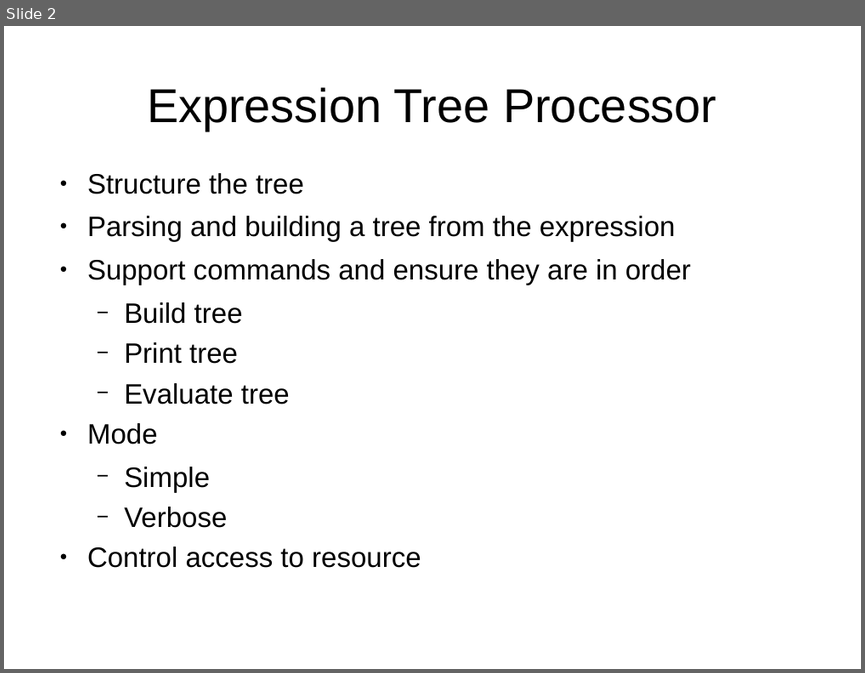
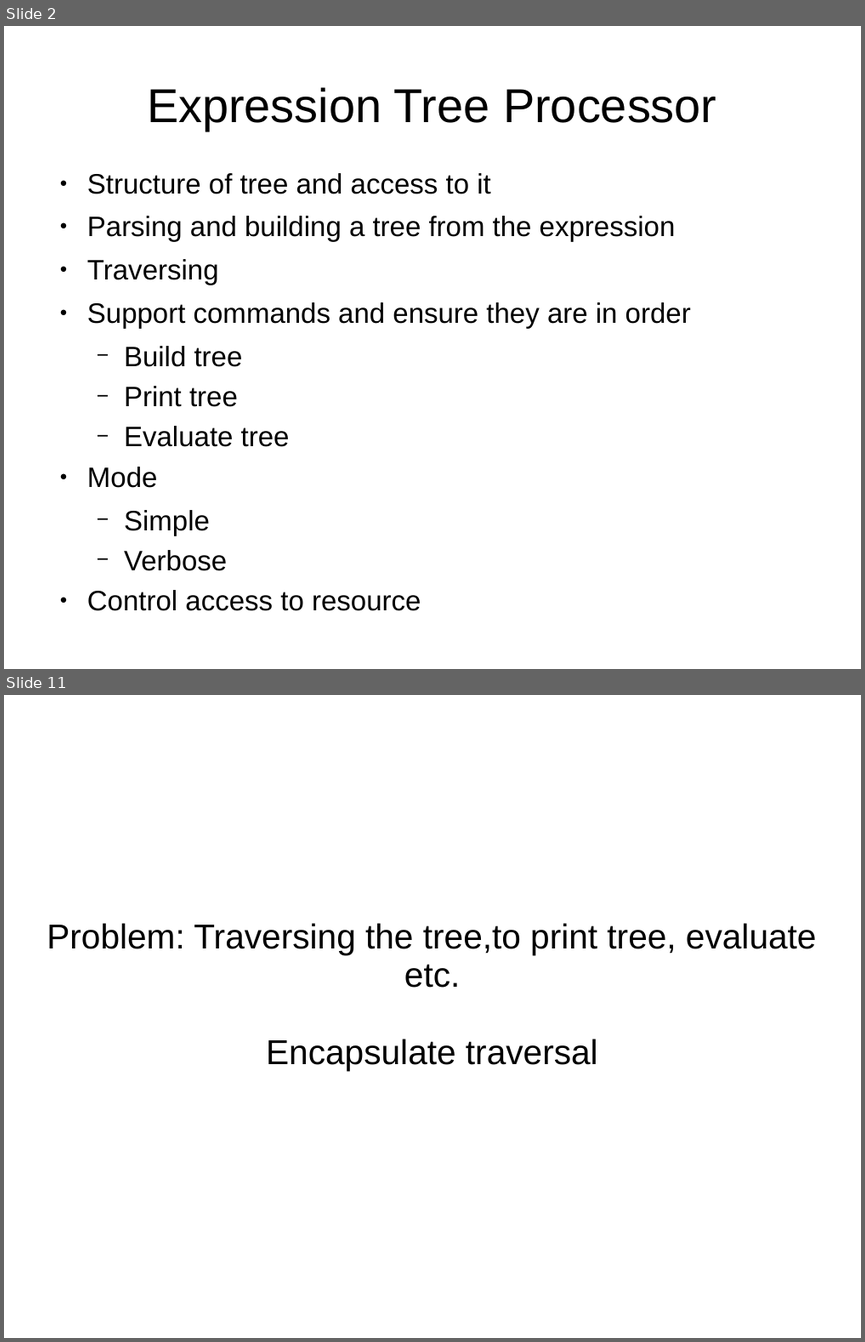
Before and after one commit to bpcrao/purnacode, a slide deck: ppts/Design Patterns by Example.ppt. Shown one above the other, each under a label of ours: slide 2 before the commit, slides 2 and 11 after it; the slides between them are not shown. The pictures are 865x673 and 865x1342 pixels, drawn with LibreOffice and Linux fonts; fonts in the diff are those of the drawing. Boxes give left, top, right and bottom in pixels: in the first picture for what was removed or moved away, otherwise in the second. Text is boxed around its words. In the diff, an @@ line names an element or a change of style, - is before the commit and + after.

```diff
--- a/ppts/Design Patterns by Example.ppt
+++ b/ppts/Design Patterns by Example.ppt
@@ slide 11 added at (4,695,861,1338), background #FFFFFF @@
@@ text added at (46,923,817,1071), 32 pt, text #000000 @@
+Problem: Traversing the tree,to print tree, evaluate etc.
+Encapsulate traversal
@@ slide 2 changed as well @@
@@ text at (87,173,490,194): text changed @@
-● Structure the tree
+● Structure of tree and access to it
@@ text at (87,259,219,285): paragraph added @@
+● Traversing
```
Also in this commit, not shown: 1 other slide changed, 14 other slides added, 1 slide removed, 10 other files.
